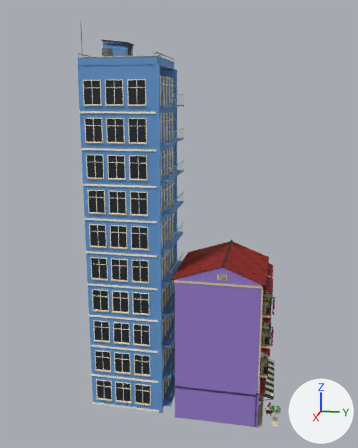
The FBX model Assets/PhoViet/Art/Streets/PV_StreetShop10_Petshop.fbx: old version first, new version second.
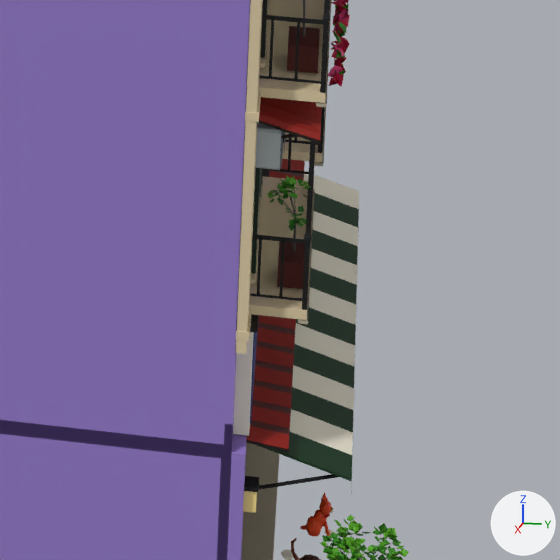
Each version appears first whole from a 50 mm camera at (45.8, 4.8, 29.8) aimed at (0.2, -4.3, 18.4), and next in a close-up on the part from 63% to 84% of the width and 75% to 92% of the height. Every picture has the same lights, and +X, +Y and +Z are marked at lower right. The last two pictures show the newer version. Objects named as collision shapes, trigger or cutter boxes, shadow casters or lower levels of detail are left out. Where no turn or scale is listed for an object, it has been applied to the vertices. Vertices at exactly the same position are counted once.

Objects in the first close-up: 'PV_StreetShop10_Petshop_LOD0'.
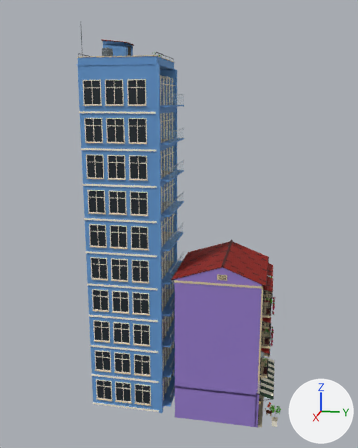
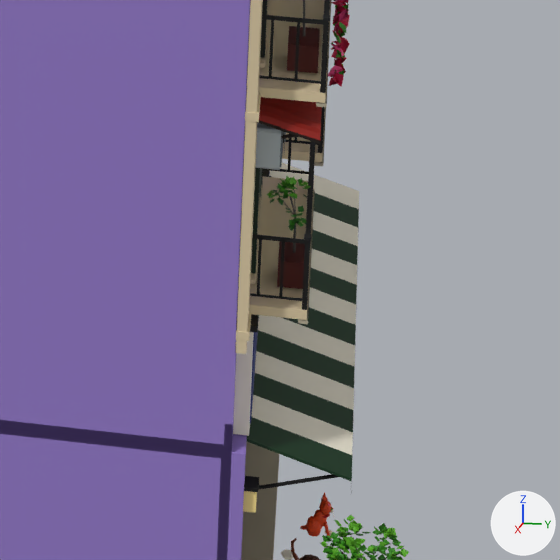
What differs and where, as boxes [x1, y1, x2, y2] in the close-ups (560 x 560 px):
part 1 of me_pv_streetshop10_petshop_lod0, deleted: before [246, 159, 305, 452]

What changed in the scene script:
```text
Change me_pv_streetshop10_petshop_lod0:
    used by ob_pv_streetshop10_petshop_lod0; location = (0.0, 0.0, 0.0)
    remove me_pv_streetshop10_petshop_lod0.from_pydata(...)  # 29798 vertices, 22553 faces; spans x -4.3..4.3, y -12.5..6.2, z 0.0..36.5
    add me_pv_streetshop10_petshop_lod0.from_pydata(...)  # 29708 vertices, 22499 faces; spans x -4.3..4.3, y -12.5..6.2, z 0.0..36.5
    me_pv_streetshop10_petshop_lod0 part 1: the loose piece of 90 vertices spanning x -3.8..3.8, y 3.9..4.6, z 3.1..3.3 is deleted
```
